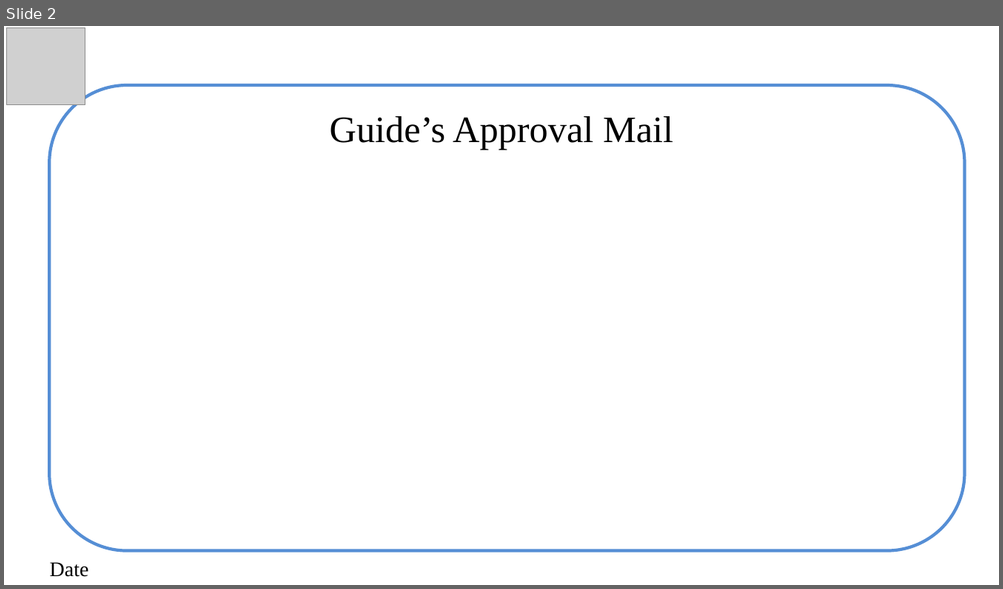
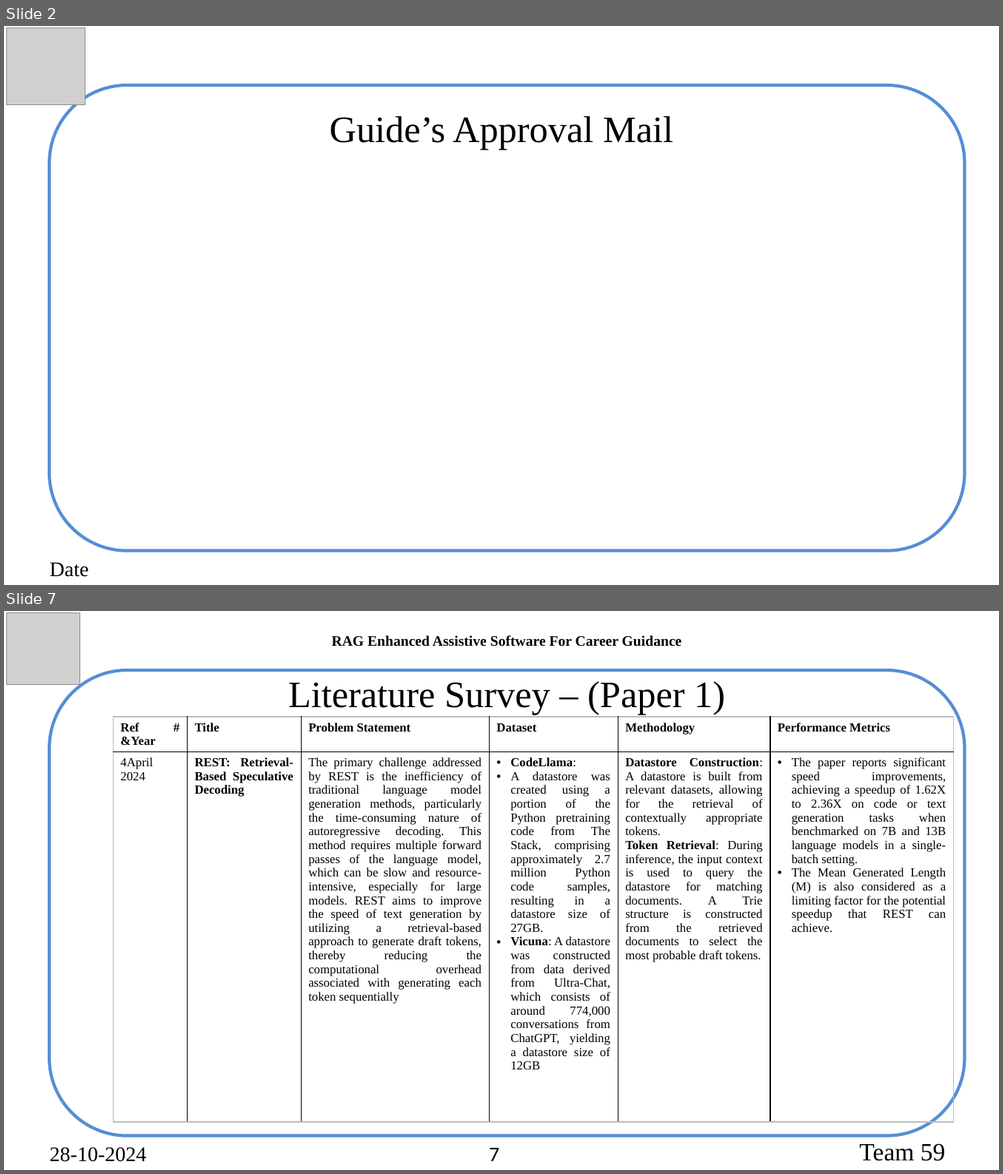
Before and after one commit to akhilswarop/RAG, a slide deck: Review 2/Review 2.pptx. Shown one above the other, each under a label of ours: slide 2 before the commit, slides 2 and 7 after it; the slides between them are not shown. The pictures are 1003x589 and 1003x1174 pixels, drawn with LibreOffice and Linux fonts; fonts in the diff are those of the drawing; grey boxes stand for pictures. Boxes give left, top, right and bottom in pixels: in the first picture for what was removed or moved away, otherwise in the second. Text is boxed around its words. In the diff, an @@ line names an element or a change of style, - is before the commit and + after.

```diff
--- a/Review 2/Review 2.pptx
+++ b/Review 2/Review 2.pptx
@@ slide 7 added at (4,611,999,1170), background #FFFFFF @@
@@ picture added at (6,613,79,685) @@
@@ text added at (332,635,682,647), 14 pt, text #000000, bold @@
+RAG Enhanced Assistive Software For Career Guidance
@@ rounded rectangle added at (50,670,965,1136), outline #558ED5 3 pt @@
@@ text added at (288,681,725,715), 36 pt, text #000000 @@
+Literature Survey – (Paper 1)
@@ table added at (113,717,953,1135), 2 rows, 6 columns @@
+Ref # &Year | Title | Problem Statement | Dataset | Methodology | Performance Metrics
+4April 2024 | REST: Retrieval-Based Speculative Decoding | The primary challenge addressed by REST is the inefficiency of traditional language model generation methods, particularly the time-consuming nature of autoregressive decoding. This method requires multiple forward passes of the language model, which can be slow and resource-intensive, especially for large models. REST aims to improve the speed of text generation by utilizing a retrieval-based approach to generate draft tokens, thereby reducing the computational overhead associated with generating each token sequentially | CodeLlama: / A datastore was created using a portion of the Python pretraining code from The Stack, comprising approximately 2.7 million Python code samples, resulting in a datastore size of 27GB. / Vicuna: A datastore was constructed from data derived from Ultra-Chat, which consists of around 774,000 conversations from ChatGPT, yielding a datastore size of 12GB | Datastore Construction: A datastore is built from relevant datasets, allowing for the retrieval of contextually appropriate tokens. / Token Retrieval: During inference, the input context is used to query the datastore for matching documents. A Trie structure is constructed from the retrieved documents to select the most probable draft tokens. | The paper reports significant speed improvements, achieving a speedup of 1.62X to 2.36X on code or text generation tasks when benchmarked on 7B and 13B language models in a single-batch setting. / The Mean Generated Length (M) is also considered as a limiting factor for the potential speedup that REST can achieve.
@@ text added at (50,1147,147,1162), 20 pt, text #000000 @@
+28-10-2024
@@ page number added at (489,1148,499,1162), 20 pt, text #000000 @@
+7
@@ text added at (859,1144,945,1162), 24 pt, text #000000 @@
+  Team 59
```
Also in this commit, not shown: 3 slides changed, 20 other slides added, 6 slides removed, 1 other file.
